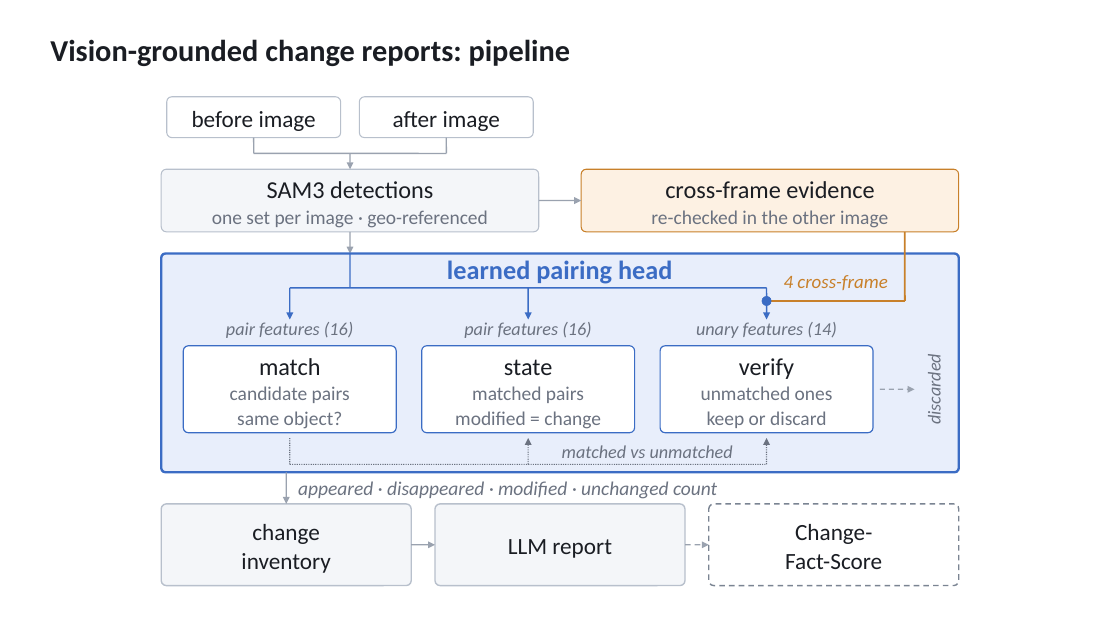
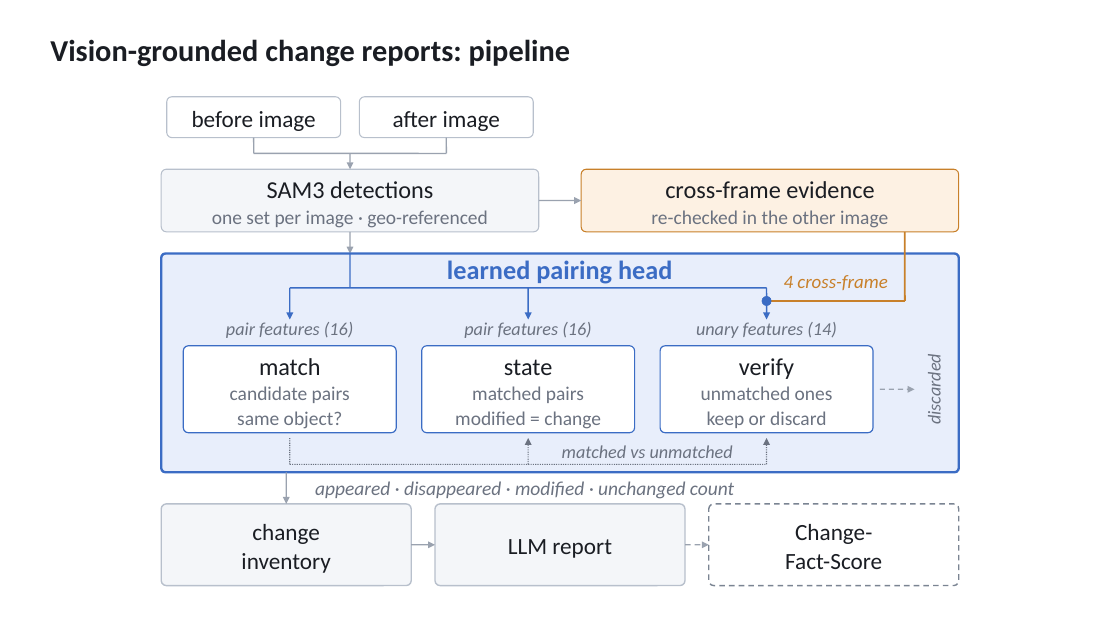
Before and after one commit to Parkdev22222/multi-source-intelligent-system, a slide deck: slide 1 of docs/method_figure.pptx. Drawn at 1120x630 pixels with LibreOffice and Linux fonts; fonts in the diff are those of the drawing. Boxes give left, top, right and bottom in pixels: in the first picture for what was removed or moved away, otherwise in the second. Text is boxed around its words. In the diff, an @@ line names an element or a change of style, - is before the commit and + after.

```diff
--- a/docs/method_figure.pptx
+++ b/docs/method_figure.pptx
@@ text "appeared · disappeared · modified ...": place and size @@
-text "appeared · disappeared · modified ..." at [298,481,717,499]
+text "appeared · disappeared · modified ..." at [315,481,734,499]
```
Also in this commit, not shown: 5 other files.
